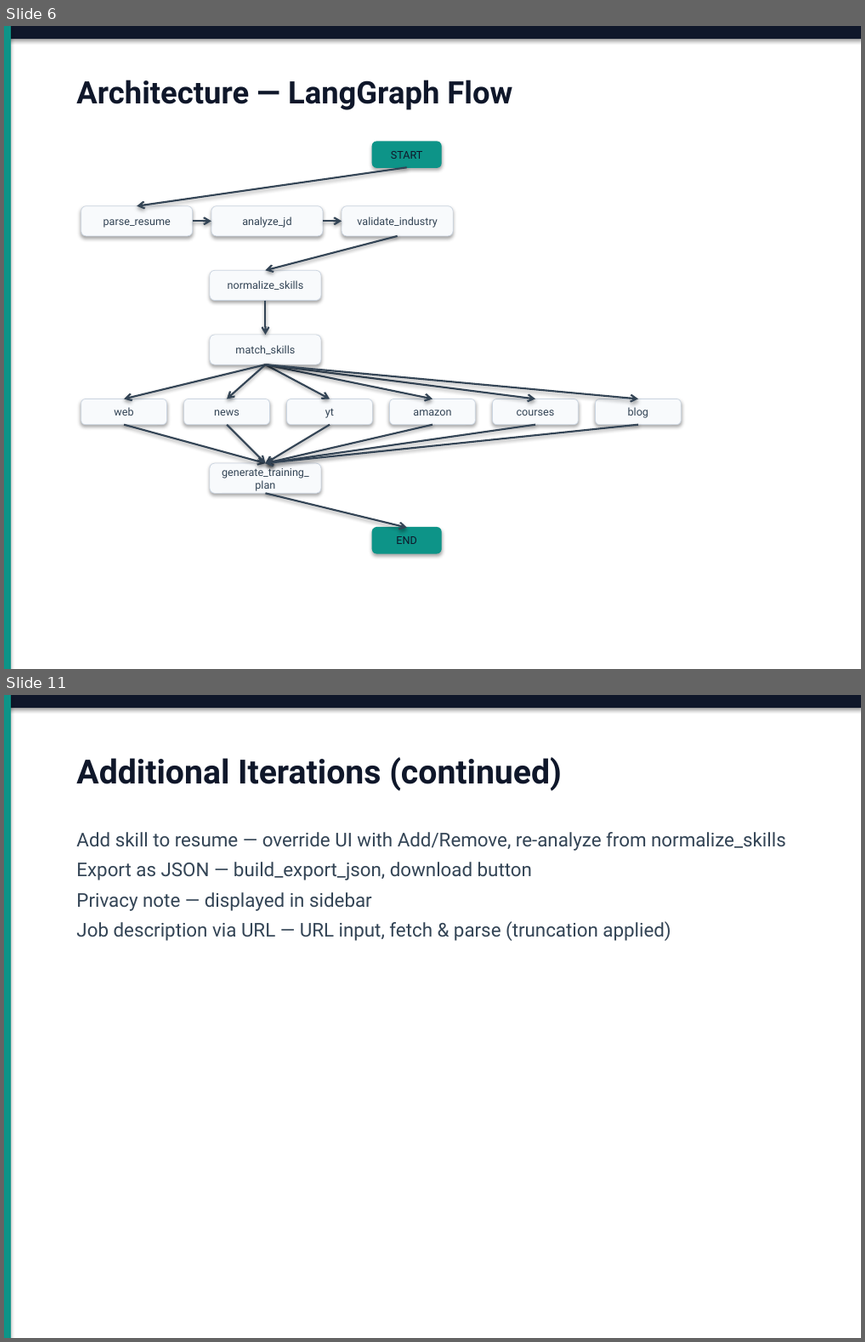
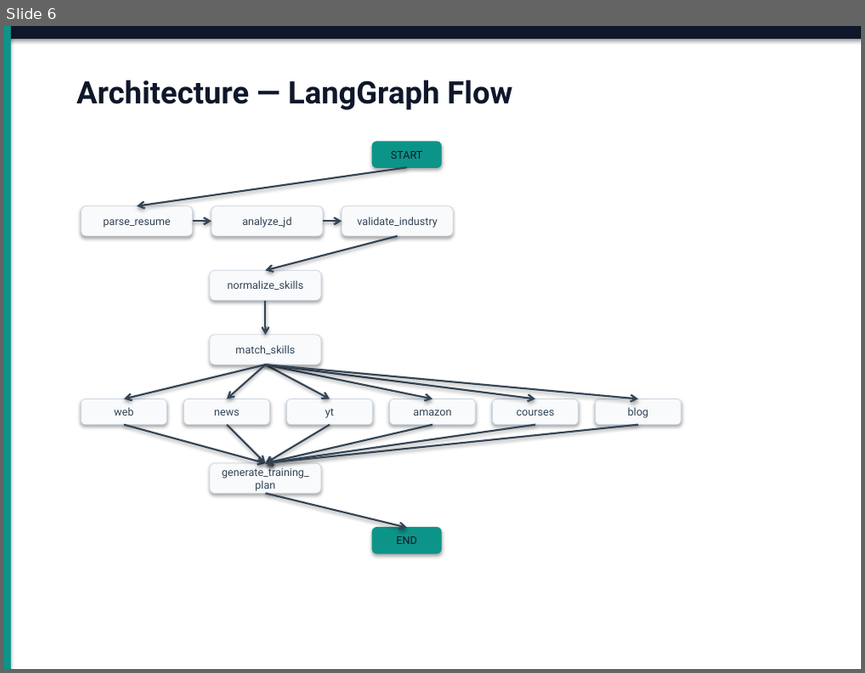
Before and after one commit to Dushyant-Bansal/ai-job-assistant, a slide deck: AI_Job_Assistant_Design_Deck.pptx. Shown one above the other, each under a label of ours: slides 6 and 11 before the commit, slide 6 after it; the slides between them are not shown. The pictures are 865x1342 and 865x673 pixels, drawn with LibreOffice and Linux fonts; fonts in the diff are those of the drawing. Boxes give left, top, right and bottom in pixels: in the first picture for what was removed or moved away, otherwise in the second. Text is boxed around its words. In the diff, an @@ line names an element or a change of style, - is before the commit and + after.

```diff
--- a/AI_Job_Assistant_Design_Deck.pptx
+++ b/AI_Job_Assistant_Design_Deck.pptx
@@ slide 11 removed at [4, 695, 861, 1338], background #FFFFFF @@
@@ rectangle removed at [4, 695, 861, 708] @@
@@ rectangle removed at [4, 695, 11, 1338] @@
@@ text removed at [76, 757, 562, 791] @@
-Additional Iterations (continued)
@@ text removed at [76, 832, 786, 941] @@
-Add skill to resume — override UI with Add/Remove, re-analyze from normalize_skills
-Export as JSON — build_export_json, download button
-Privacy note — displayed in sidebar
-Job description via URL — URL input, fetch & parse (truncation applied)
```
Also in this commit, not shown: 8 slides changed, 2 other files.
